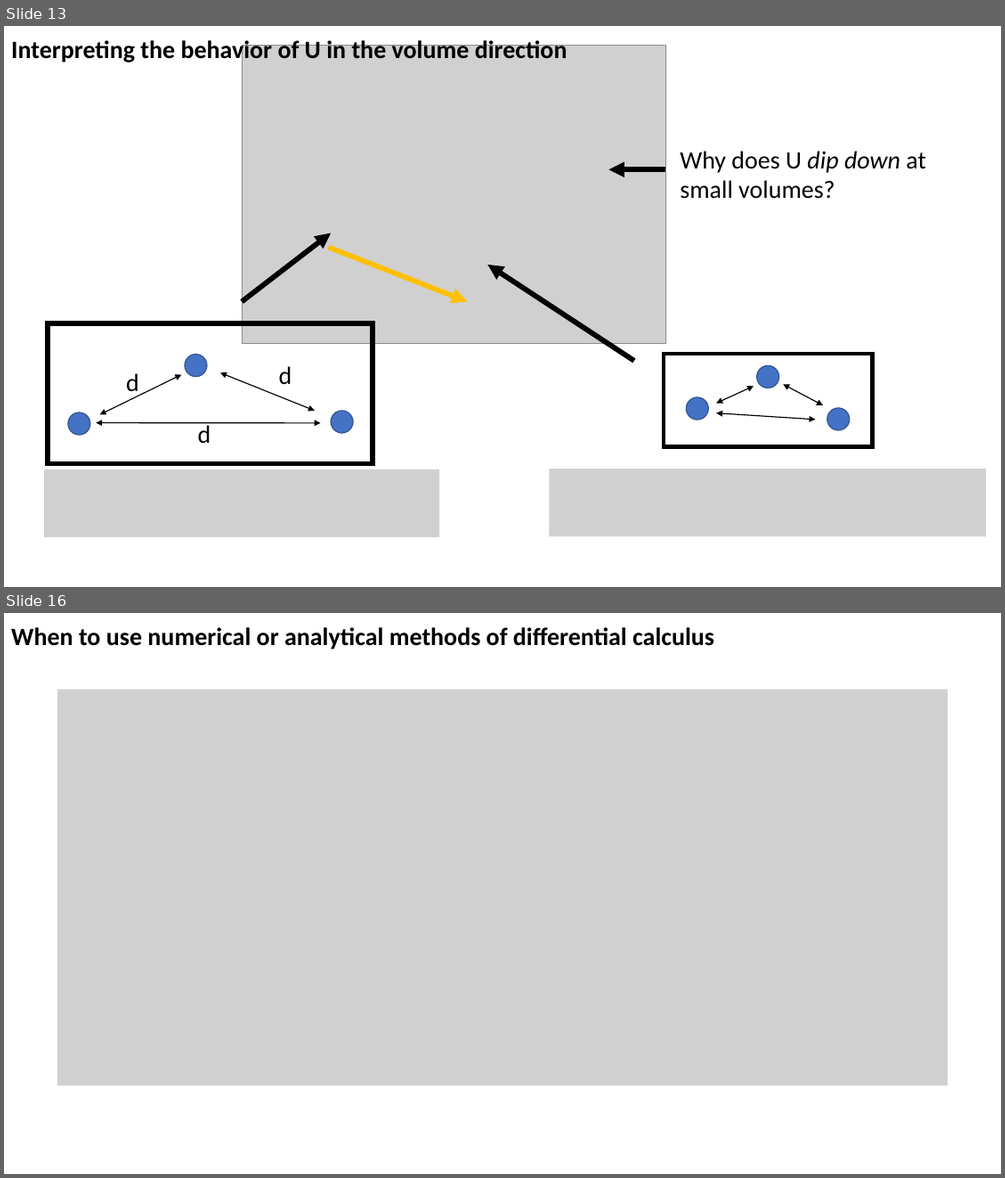
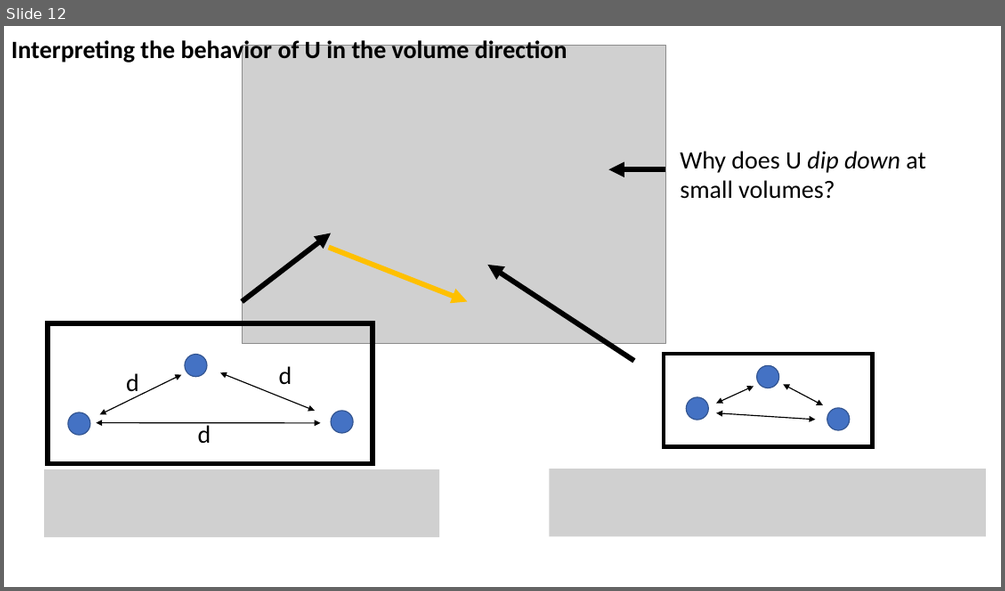
Before and after one commit to sneshyba/pypchem, a slide deck: Thermo 2022 (Neshyba)/Lectures/Week 4 - Internal energy, U/Week 4.4 - Synthesis.pptx. Shown one above the other, each under a label of ours: slides 13 and 16 before the commit, slide 12 after it; the slides between them are not shown. The pictures are 1005x1178 and 1005x591 pixels, drawn with LibreOffice and Linux fonts; fonts in the diff are those of the drawing; grey boxes stand for pictures. Boxes give left, top, right and bottom in pixels: in the first picture for what was removed or moved away, otherwise in the second. Text is boxed around its words. In the diff, an @@ line names an element or a change of style, - is before the commit and + after.

```diff
--- a/Thermo 2022 (Neshyba)/Lectures/Week 4 - Internal energy, U/Week 4.4 - Synthesis.pptx
+++ b/Thermo 2022 (Neshyba)/Lectures/Week 4 - Internal energy, U/Week 4.4 - Synthesis.pptx
@@ slide 16 removed at [4,613,1001,1174], background #FFFFFF @@
@@ text removed at [11,627,714,649] @@
-When to use numerical or analytical methods of differential calculus
@@ picture removed at [57,690,947,1086] @@
@@ what was slide 13 is now slide 12 @@
```
Also in this commit, not shown: 4 slides added, 5 other slides removed, 5 other files.
